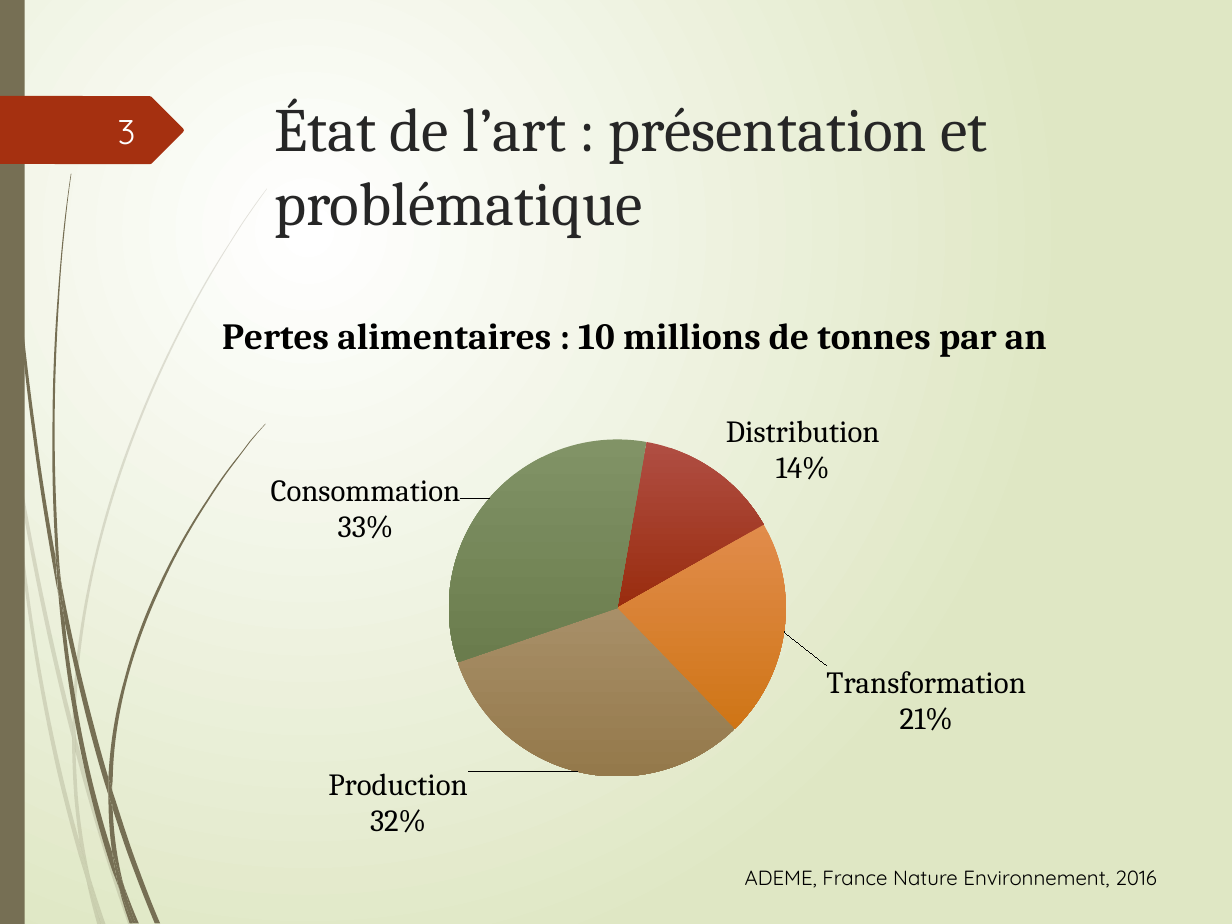
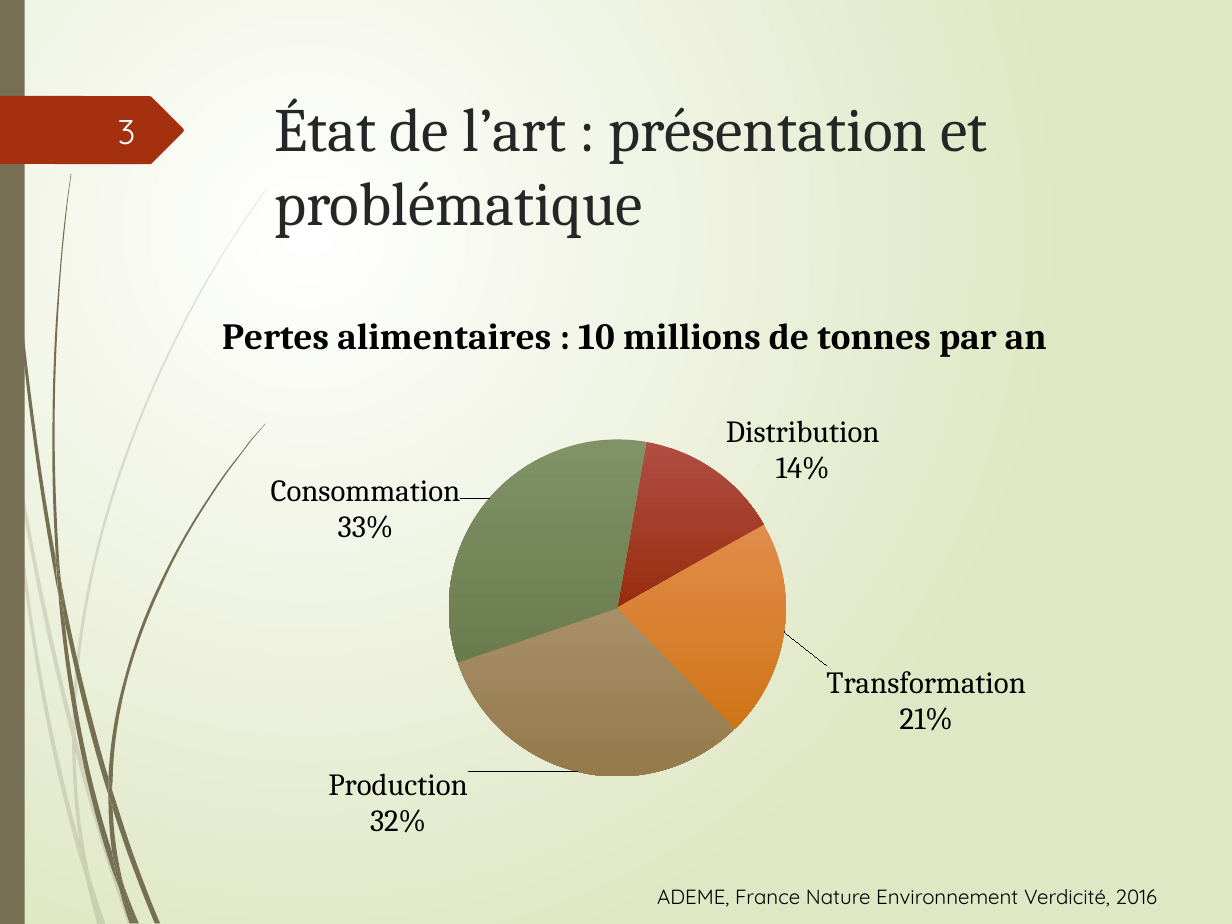
Before and after one commit to AurelieDemure/Opti-Fruits, a slide deck: slide 3 of Diapo.pptx. Drawn at 1232x924 pixels with LibreOffice and Linux fonts; fonts in the diff are those of the drawing. Boxes give left, top, right and bottom in pixels: in the first picture for what was removed or moved away, otherwise in the second. Text is boxed around its words. In the diff, an @@ line names an element or a change of style, - is before the commit and + after.

```diff
--- a/Diapo.pptx
+++ b/Diapo.pptx
@@ text at (657,889,1157,907): text changed @@
-ADEME, France Nature Environnement, 2016
+ADEME, France Nature Environnement Verdicité, 2016
```
